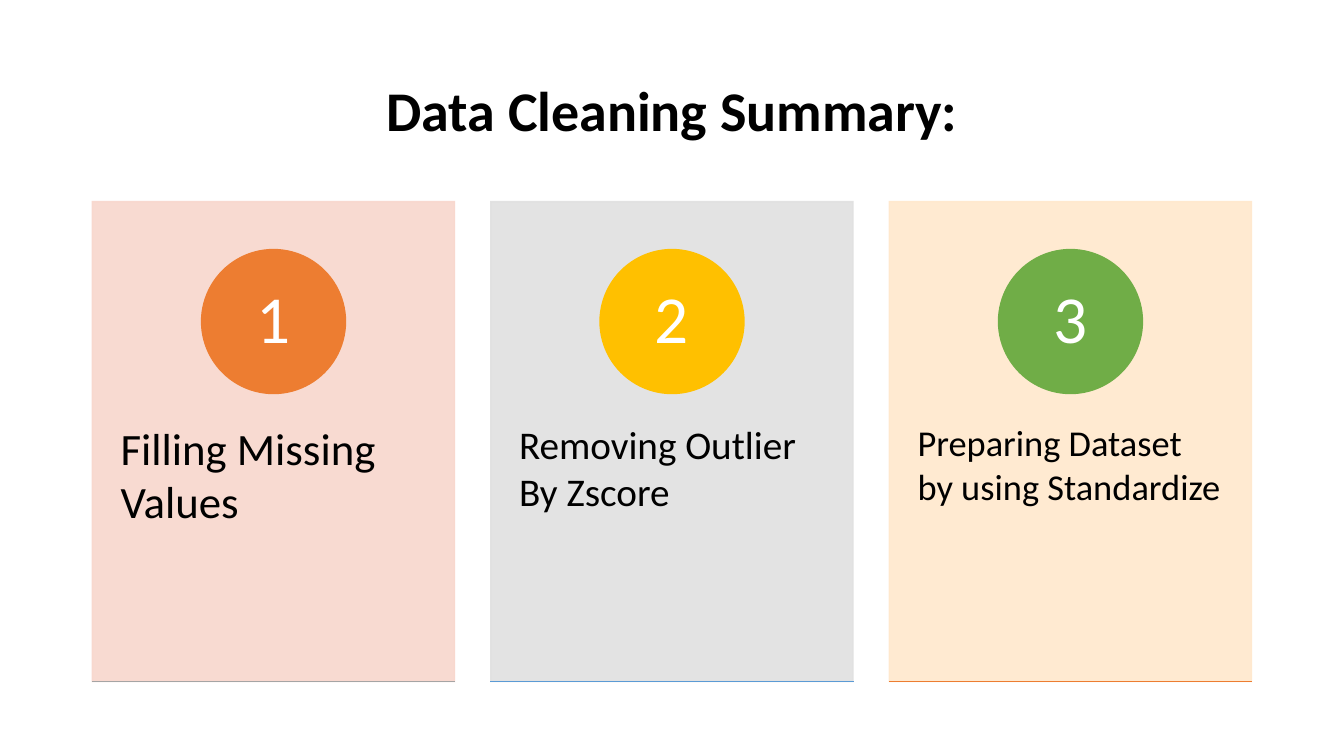
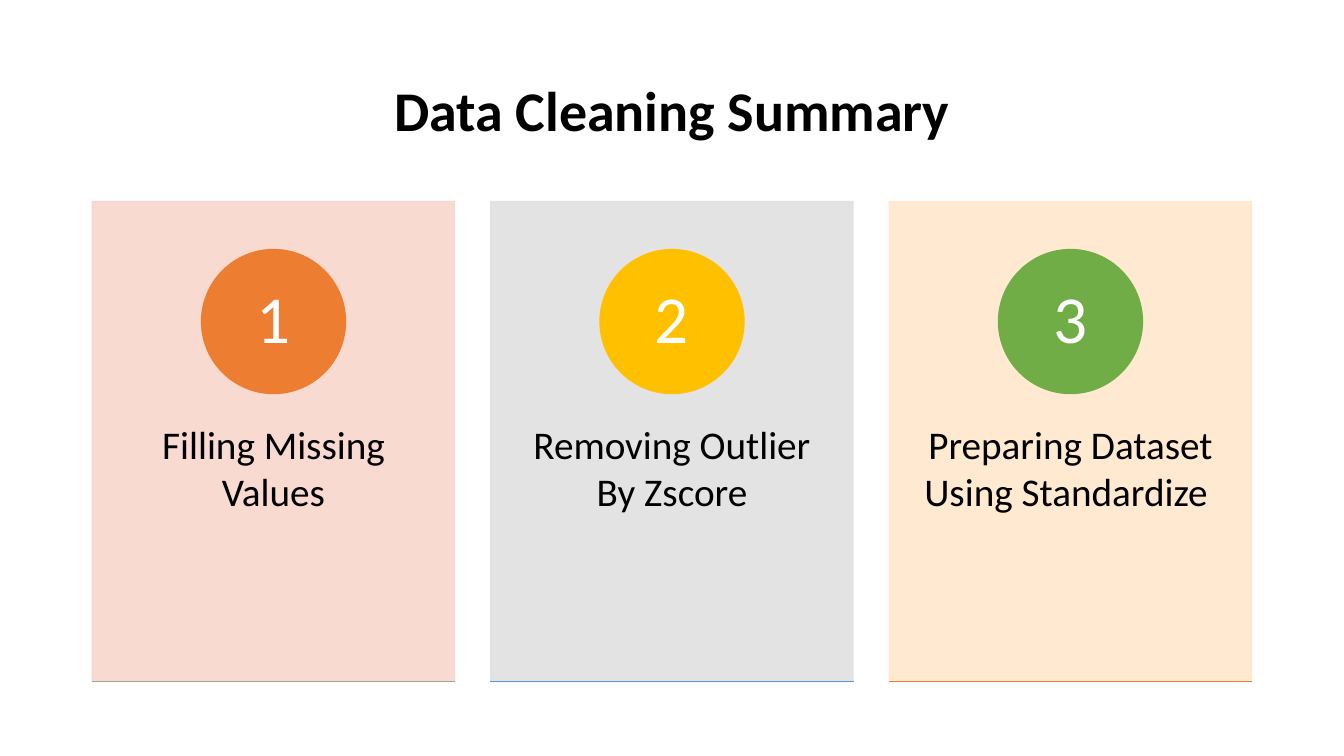
Before and after one commit to parichehrma/PariMa1, a slide deck: slide 5 of Customers Segmentation based on their Credit Card usage.pptx. Drawn at 1344x756 pixels with LibreOffice and Linux fonts; fonts in the diff are those of the drawing. Boxes give left, top, right and bottom in pixels: in the first picture for what was removed or moved away, otherwise in the second. Text is boxed around its words. In the diff, an @@ line names an element or a change of style, - is before the commit and + after.

```diff
--- a/Customers Segmentation based on their Credit Card usage.pptx
+++ b/Customers Segmentation based on their Credit Card usage.pptx
@@ title at [394,91,950,141]: text changed @@
-Data Cleaning Summary:
+Data Cleaning Summary
@@ text "Filling Missing Values" at [162,431,385,507]: size 32 to 28 pt; alignment left to centre; less space between paragraphs @@
@@ text "Removing Outlier By Zscore" at [533,431,811,513]: alignment left to centre @@
@@ text at [924,432,1213,513]: text changed; size 26 to 28 pt @@
-Preparing Dataset by using Standardize
+Preparing Dataset Using Standardize
```
Also in this commit, not shown: 28 other slides changed, 1 other file.
